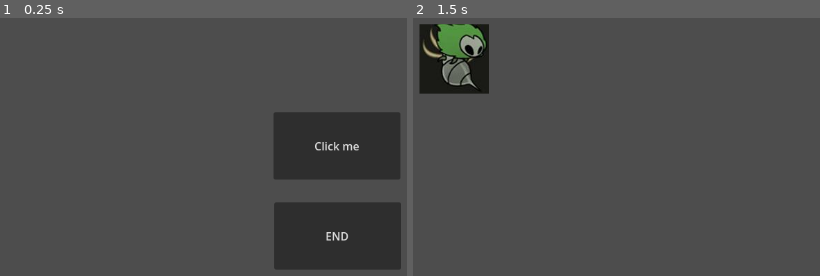
Above: before the commit, frames 1-2 (left to right).
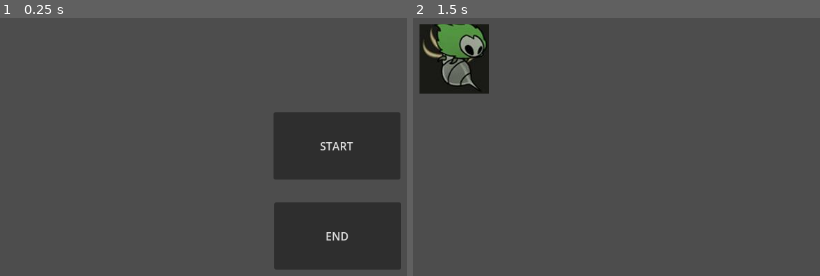
Above: after the commit, the same moments.

Repository: Flash-Night/ld58
Game: Godot game, scene res://main.tscn
The game is run twice, just before and just after one commit, with the same random seed, the same clock (stepped at 60 frames per second) and the same inputs.
Inputs:
- Up to frame 1 (0.25 s): no input
- Up to frame 2 (1.5 s): click "Click me" (after the commit: "START") at 0.5 s; tap Enter at 1.25 s

The runs differ from the first frame. In frame 1, 0.2% of the frame differs, in the area x 77-89%, y 48-52%; in frame 2, nothing differs.

Commit message:
test#instantiate, json

Diff:
--- /dev/null
+++ b/data/testdata.json
@@ -0,0 +1,4 @@
+{
+	"1": 0,
+	"2": null
+}
--- a/main.gd
+++ b/main.gd
@@ -1,11 +1,25 @@
 extends Control
 
 @export var startbutton:Button
+@export var endbutton:Button
+
+var mybutton:PackedScene
+var count:int = 0
 
 func _ready():
-	startbutton.text = "Click me"
+	#startbutton.text = "Click me"
 	startbutton.pressed.connect(_start)
+	endbutton.pressed.connect(_createMyButton)
+	mybutton = load("res://mybutton.tscn")
 
 func _start():
 	print("helloworld")
 	get_tree().change_scene_to_file("res://game.tscn")
+
+func _createMyButton():
+	if count < 10:
+		var mbinst = mybutton.instantiate()
+		add_child(mbinst)
+		mbinst.position.x = 50
+		mbinst.position.y = 70 * count
+		count += 1
--- a/main.tscn
+++ b/main.tscn
@@ -2,7 +2,7 @@
 
 [ext_resource type="Script" uid="uid://cycdo707stqds" path="res://main.gd" id="1_ig7tw"]
 
-[node name="Control" type="Control" node_paths=PackedStringArray("startbutton")]
+[node name="Control" type="Control" node_paths=PackedStringArray("startbutton", "endbutton")]
 layout_mode = 3
 anchors_preset = 15
 anchor_right = 1.0
@@ -11,6 +11,7 @@
 grow_vertical = 2
 script = ExtResource("1_ig7tw")
 startbutton = NodePath("Button")
+endbutton = NodePath("Button2")
 
 [node name="Button" type="Button" parent="."]
 layout_mode = 0
--- /dev/null
+++ b/mybutton.tscn
@@ -0,0 +1,6 @@
+[gd_scene format=3 uid="uid://cc7oc0dhswbe"]
+
+[node name="Button" type="Button"]
+offset_right = 233.0
+offset_bottom = 58.0
+text = "mybutton"
